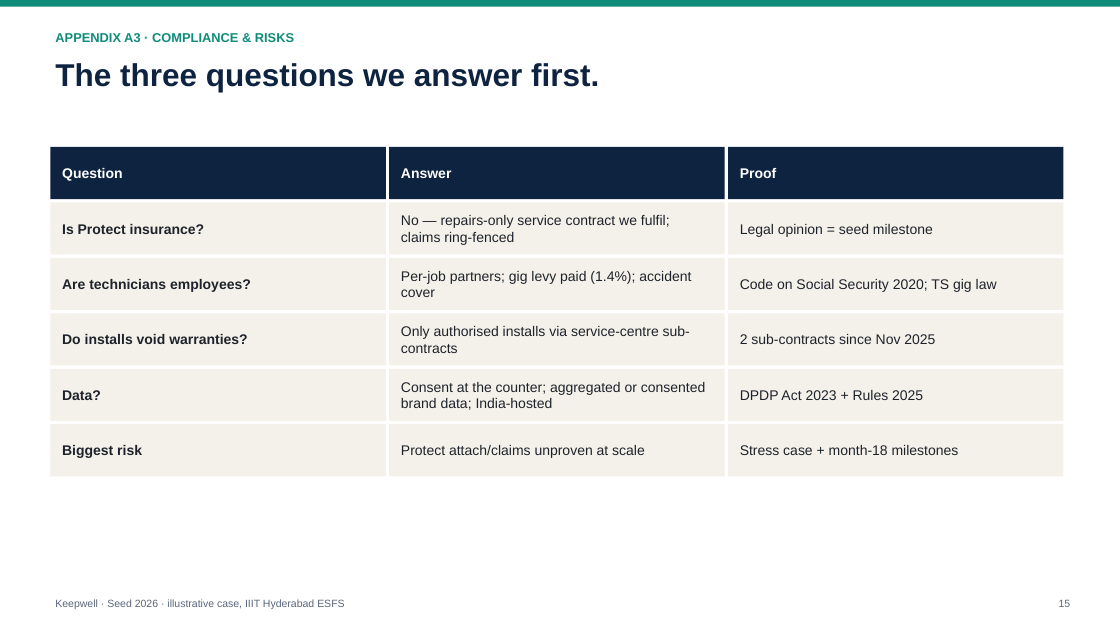
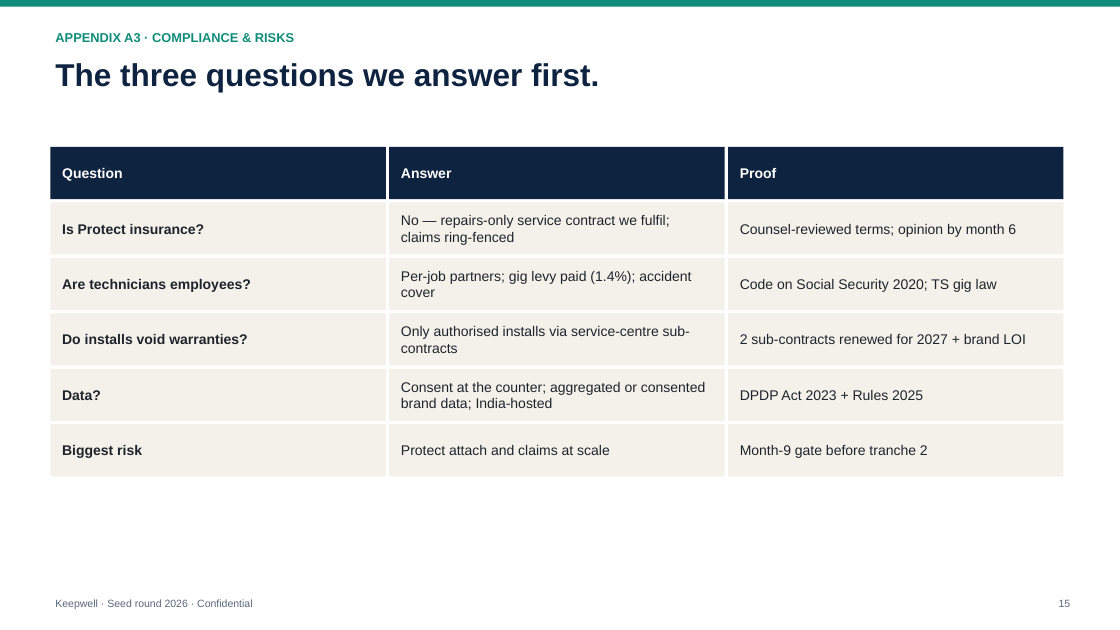
Before and after one commit to PrathyushaKalluri/keepwell, a slide deck: slide 15 of pitch_v2/deck/Keepwell_Seed_Deck.pptx. Drawn at 1120x630 pixels with LibreOffice and Linux fonts; fonts in the diff are those of the drawing. Boxes give left, top, right and bottom in pixels: in the first picture for what was removed or moved away, otherwise in the second. Text is boxed around its words. In the diff, an @@ line names an element or a change of style, - is before the commit and + after.

```diff
--- a/pitch_v2/deck/Keepwell_Seed_Deck.pptx
+++ b/pitch_v2/deck/Keepwell_Seed_Deck.pptx
@@ text at (740,224,1016,237): text changed @@
-Legal opinion = seed milestone
+Counsel-reviewed terms; opinion by month 6
@@ text at (740,334,1026,344): text changed @@
-2 sub-contracts since Nov 2025
+2 sub-contracts renewed for 2027 + brand LOI
@@ text at (401,445,610,455): text changed @@
-Protect attach/claims unproven at scale
+Protect attach and claims at scale
@@ text at (740,445,928,458): text changed @@
-Stress case + month-18 milestones
+Month-9 gate before tranche 2
@@ text at (55,599,252,609): text changed @@
-Keepwell · Seed 2026 · illustrative case, IIIT Hyderabad ESFS
+Keepwell · Seed round 2026 · Confidential
```
Also in this commit, not shown: 14 other slides changed, 46 other files.
